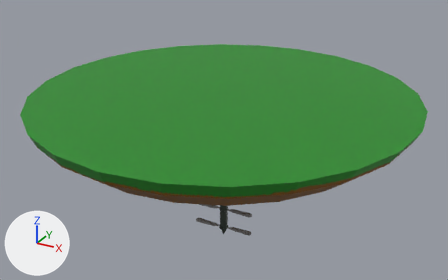
One commit to the Blender file Miscellaneous/island/island.blend: the scene before it, then after it.
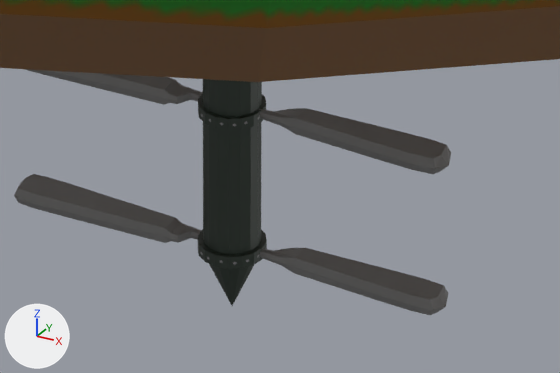
Each version is shown whole from a camera (50 mm lens) standing at (43.7, -79.1, 32.0) and looking at (-0.7, 1.6, -8.3), then close up on the part from 43% to 59% of the width and 70% to 87% of the height. The lights are fixed; the arrows at lower left show +X, +Y and +Z.

In view in the first close-up: 'Blade1', 'Blade2', 'Cylinder', 'Ground'.
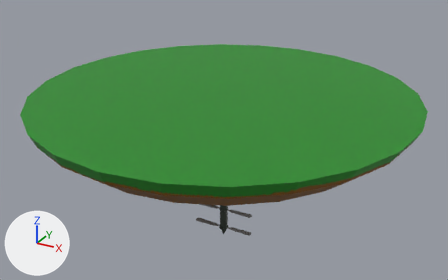
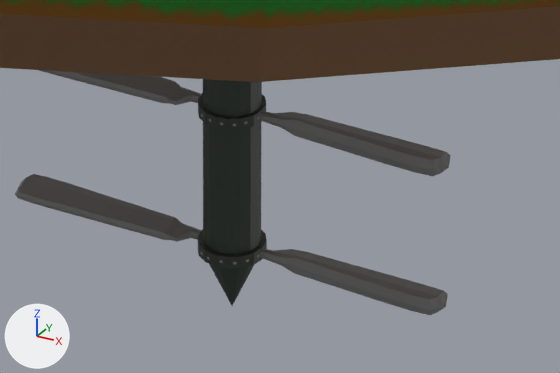
Where the newer file only moved an object's origin or applied its transform, the numbers keep the older frame.

The change, as a list of edits to the scene's bpy script:
```text
Change me_plane:
    used by ob_blade1; location = (0.0, 0.0, 0.0)
    remove me_plane.from_pydata(...)  # 378 vertices, 376 faces; spans x -5.24..5.28, y -0.61..0.58, z -23.67..-23.29
    add me_plane.from_pydata(...)  # 378 vertices, 376 faces; spans x -5.24..5.28, y -0.53..0.49, z -23.67..-23.29
    me_plane part 1: 48 of the vertices in x -5.09..-1.03, y -0.61..-0.37, z -23.67..-23.29 are scaled about their middle by (1, 0.482, 0.482), then moved by (0.0, 0.02, 0.0)
    me_plane part 2: 23 of the vertices in x 1.36..5.1, y 0.36..0.58, z -23.67..-23.29 are scaled about their middle by (1, 0.355, 0.355), then moved by (0.0, -0.02, 0.0)
Change me_plane_001:
    used by ob_blade2; location = (0.0, 0.0, 0.0)
    remove me_plane_001.from_pydata(...)  # 378 vertices, 376 faces; spans x -5.24..5.28, y -0.61..0.58, z -20.22..-19.84
    add me_plane_001.from_pydata(...)  # 378 vertices, 376 faces; spans x -5.24..5.28, y -0.53..0.49, z -23.67..-23.29
    me_plane_001 part 3: 378 of 378 vertices moved; they spanned x -5.24..5.28, y -0.61..0.58, z -20.22..-19.84 and now span x -5.24..5.28, y -0.53..0.49, z -23.67..-23.29; mean shift (0.0, 0.0, -3.45); largest move (1.71, 0.37, -19.84) -> (1.71, 0.42, -23.41)
Change ob_blade2:
    ob_blade2.location: (0.0, 0.0, 0.0) -> (0.0, 0.0, 3.4)
```

Location of each change, [x1, y1, x2, y2] in pixels of the close-ups (560 x 373 px; the box of a moved part takes in the faces that stretch with it):
'Blade1', reshaped: before [14, 174, 448, 315]; after [15, 174, 448, 315]
'Blade2', reshaped, moved: before [25, 69, 451, 174]; after [39, 70, 451, 176]
part 1 of me_plane, moved or reshaped: before [14, 177, 192, 243]; after [15, 177, 192, 242]
part 2 of me_plane, moved or reshaped: before [273, 248, 448, 306]; after [273, 249, 448, 306]
